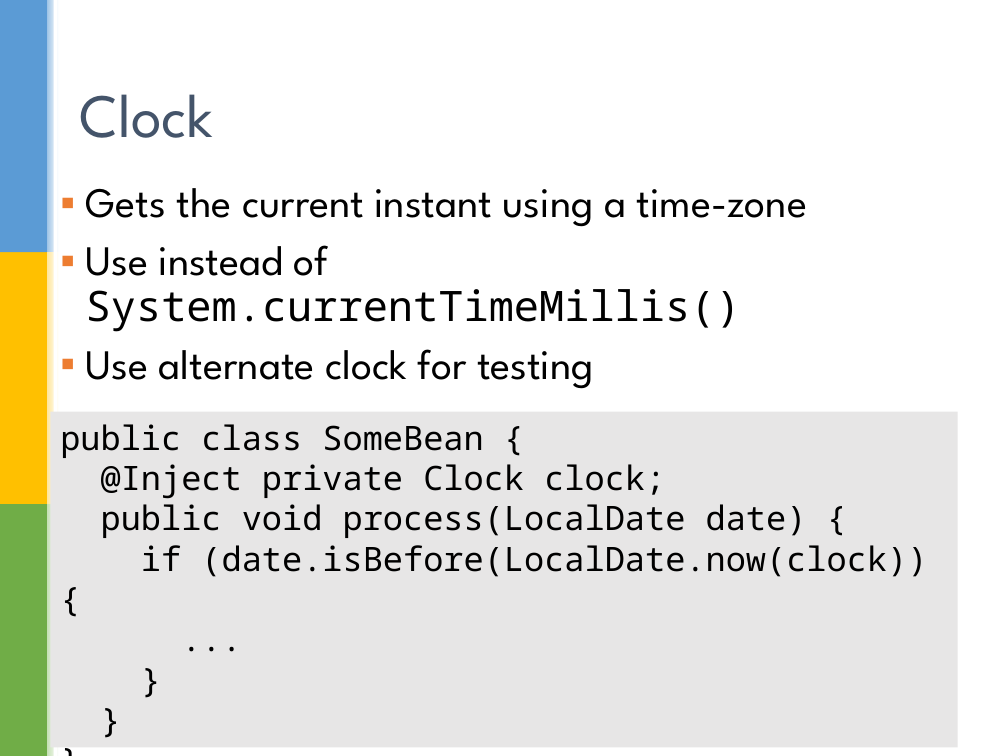
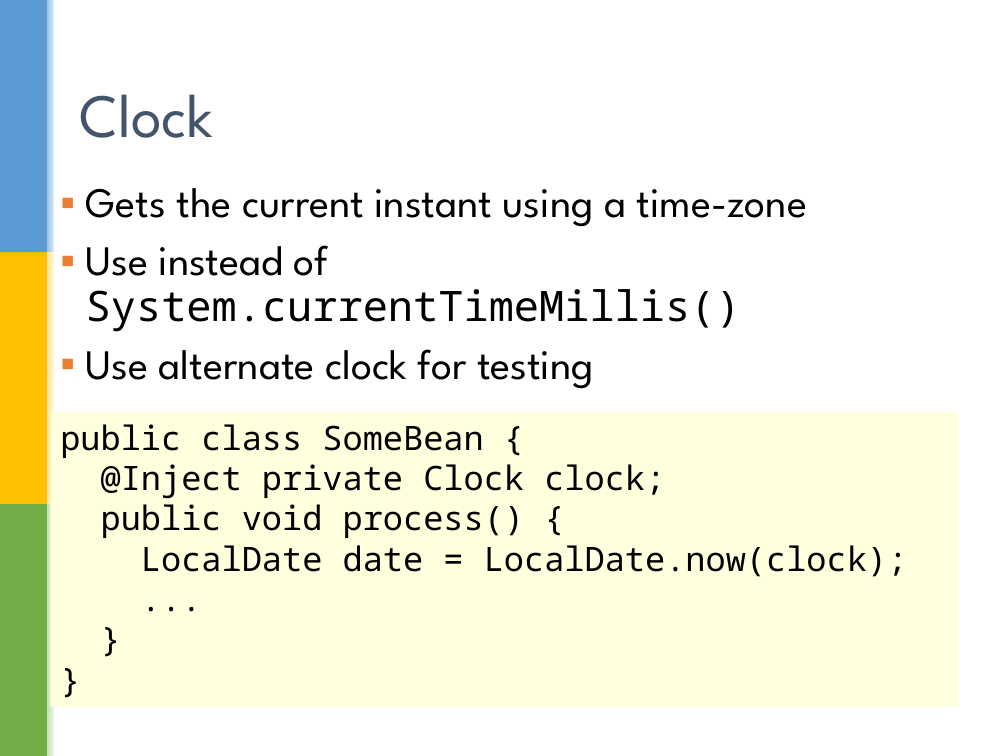
Before and after one commit to sualeh/make-a-date, a slide deck: slide 26 of Java 8 Date and Time API.pptx. Drawn at 1008x756 pixels with LibreOffice and Linux fonts; fonts in the diff are those of the drawing; background and template pictures are left out. Boxes give left, top, right and bottom in pixels: in the first picture for what was removed or moved away, otherwise in the second. Text is boxed around its words. In the diff, an @@ line names an element or a change of style, - is before the commit and + after.

```diff
--- a/Java 8 Date and Time API.pptx
+++ b/Java 8 Date and Time API.pptx
@@ text in rectangle at bbox=[50, 411, 958, 707]: paragraph removed @@
-}
@@ rectangle "public class SomeBean {": place and size @@
-rectangle "public class SomeBean {" at bbox=[50, 411, 958, 747]
+rectangle "public class SomeBean {" at bbox=[50, 411, 958, 707]
@@ rectangle "public class SomeBean {" at bbox=[50, 411, 958, 707]: fill #E7E6E6 to #FFFFDD @@
@@ text in rectangle at bbox=[101, 504, 908, 577]: text changed @@
-public void process(LocalDate date) {
-if (date.isBefore(LocalDate.now(clock)) {
+public void process() {
+LocalDate date = LocalDate.now(clock);
```
Also in this commit, not shown: 24 other slides changed, 1 slide added, 1 slide removed.
